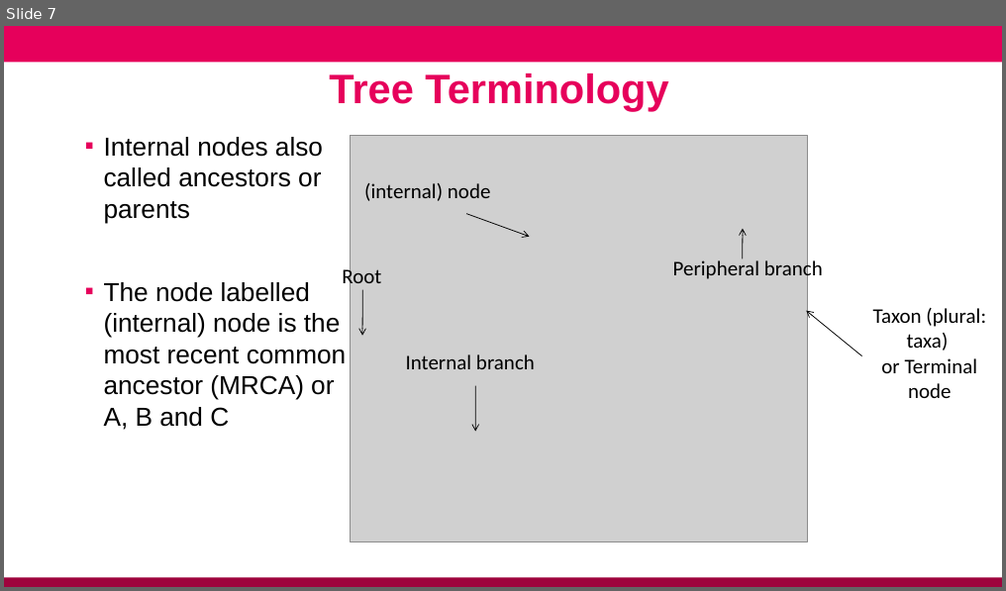
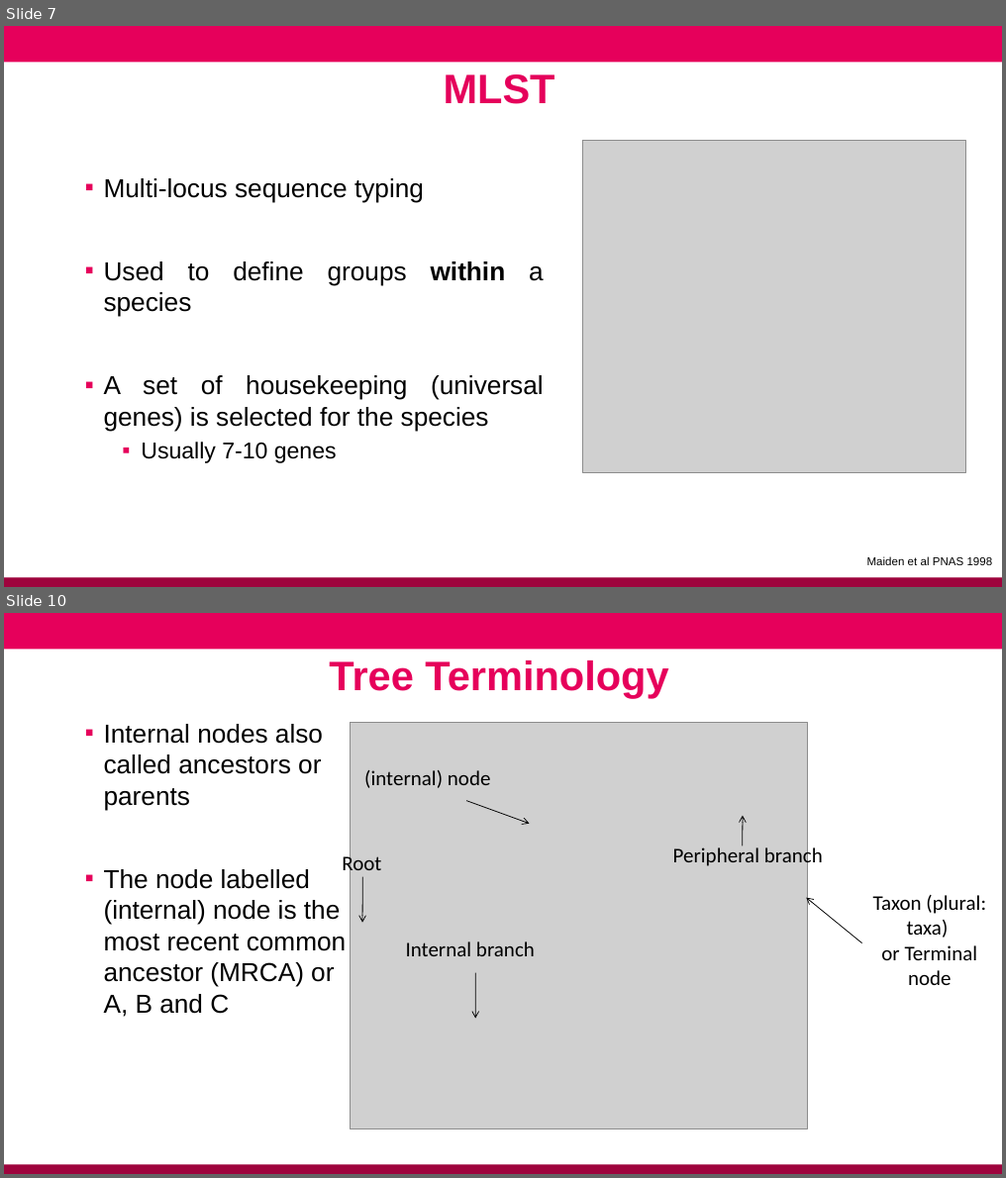
Before and after one commit to conmeehan/conmeehan.github.io, a slide deck: PathogenDataCourse/SlideSets/StrainTypingAndGenEpi.pptx. Shown one above the other, each under a label of ours: slide 7 before the commit, slides 7 and 10 after it; the slides between them are not shown. The pictures are 1006x591 and 1006x1178 pixels, drawn with LibreOffice and Linux fonts; fonts in the diff are those of the drawing; grey boxes stand for pictures; background and template pictures are left out. Boxes give left, top, right and bottom in pixels: in the first picture for what was removed or moved away, otherwise in the second. Text is boxed around its words. In the diff, an @@ line names an element or a change of style, - is before the commit and + after.

```diff
--- a/PathogenDataCourse/SlideSets/StrainTypingAndGenEpi.pptx
+++ b/PathogenDataCourse/SlideSets/StrainTypingAndGenEpi.pptx
@@ slide 7 added at (4, 26, 1002, 587), background #FFFFFF; not listed: 2 template elements that a slide beside it also shows @@
@@ text added at (444, 75, 555, 104), 39.6 pt, text #E5005B, bold @@
+MLST
@@ picture added at (583, 141, 966, 472) @@
@@ text added at (104, 178, 544, 464), 25 pt, text #000000 @@
+▪ Multi-locus sequence typing
+▪ Used to define groups within a species
+▪ A set of housekeeping (universal genes) is selected for the species
+  ▪ Usually 7-10 genes
@@ text added at (867, 557, 993, 566), 11 pt, text #000000 @@
+Maiden et al PNAS 1998
@@ what was slide 7 is now slide 10 @@
```
Also in this commit, not shown: 3 slides changed, 2 other slides added, 1 other file.
